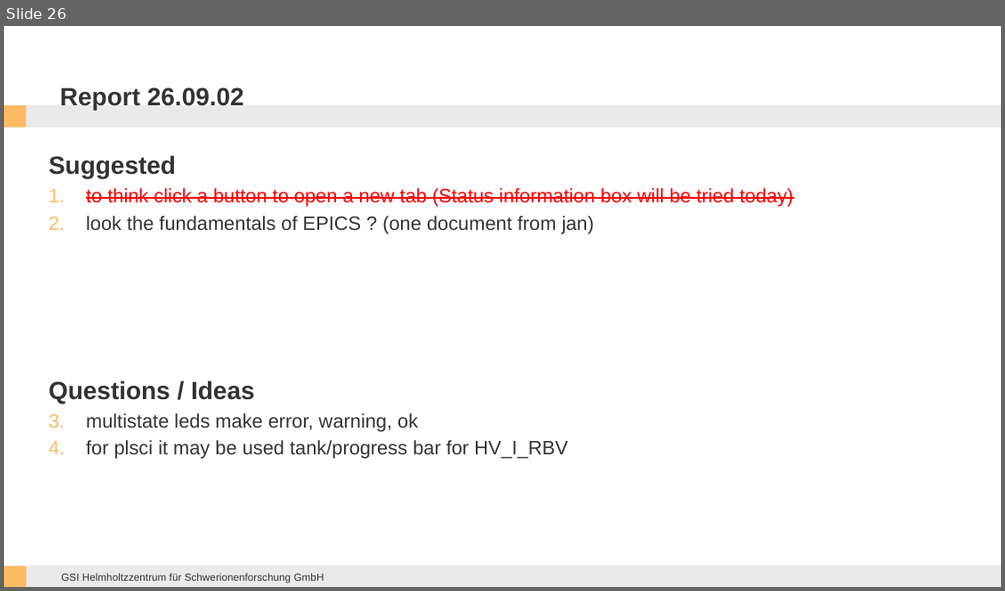
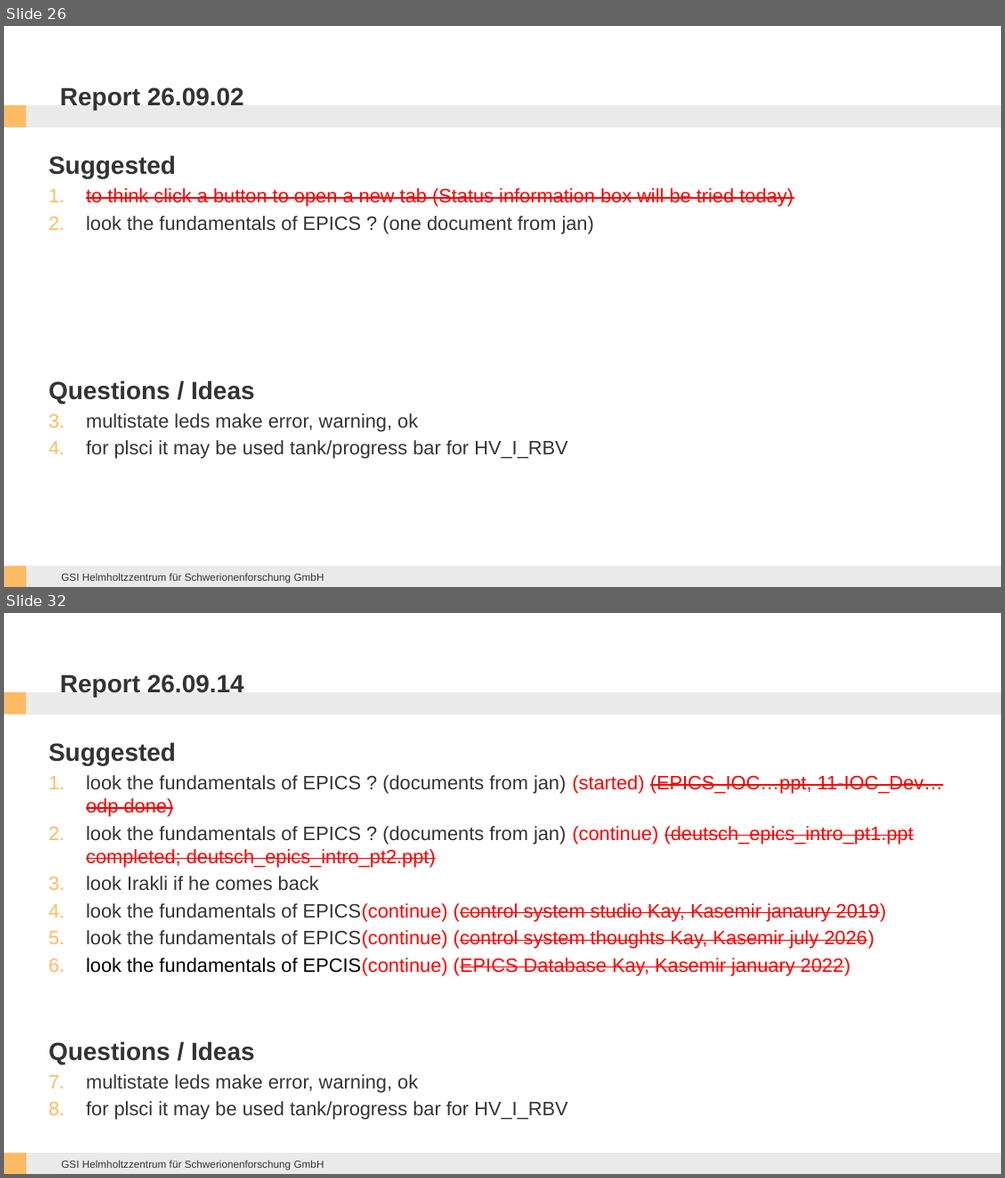
Before and after one commit to ikeshel/sfrs-dcs-epics, a slide deck: CSS_examples/Documentation && Report/CSS works.pptx. Shown one above the other, each under a label of ours: slide 26 before the commit, slides 26 and 32 after it; the slides between them are not shown. The pictures are 1005x591 and 1005x1178 pixels, drawn with LibreOffice and Linux fonts; fonts in the diff are those of the drawing; background and template pictures are left out. Boxes give left, top, right and bottom in pixels: in the first picture for what was removed or moved away, otherwise in the second. Text is boxed around its words. In the diff, an @@ line names an element or a change of style, - is before the commit and + after.

```diff
--- a/CSS_examples/Documentation && Report/CSS works.pptx
+++ b/CSS_examples/Documentation && Report/CSS works.pptx
@@ slide 32 added at [4,613,1001,1174], background #FFFFFF; not listed: 5 template elements that a slide beside it also shows @@
@@ title added at [60,674,244,697], 18 pt, text #333333, bold @@
+Report 26.09.14
@@ text added at [48,742,943,1119], 14 pt, text #FF0000 @@
+Suggested
+1. look the fundamentals of EPICS ? (documents from jan) (started) (EPICS_IOC…ppt, 11-IOC_Dev…odp done)
+2. look the fundamentals of EPICS ? (documents from jan) (continue) (deutsch_epics_intro_pt1.ppt completed; deutsch_epics_intro_pt2.ppt)
+3. look Irakli if he comes back
+4. look the fundamentals of EPICS(continue) (control system studio Kay, Kasemir janaury 2019)
+5. look the fundamentals of EPICS(continue) (control system thoughts Kay, Kasemir july 2026)
+6. look the fundamentals of EPCIS(continue) (EPICS Database Kay, Kasemir january 2022)
+Questions / Ideas
+1. multistate leds make error, warning, ok
+2. for plsci it may be used tank/progress bar for HV_I_RBV
```
Also in this commit, not shown: 5 other slides added, 12 other files.
